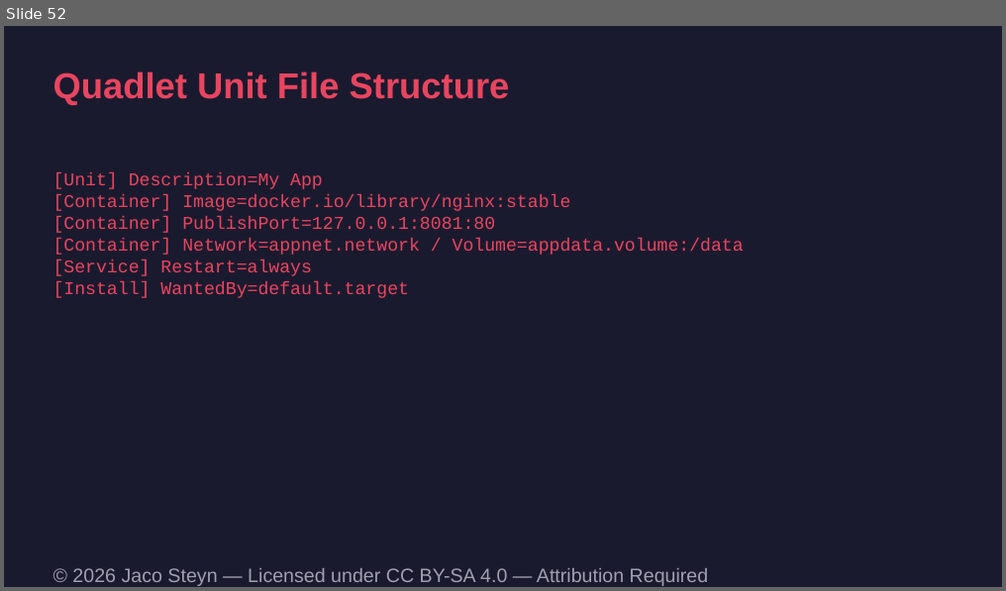
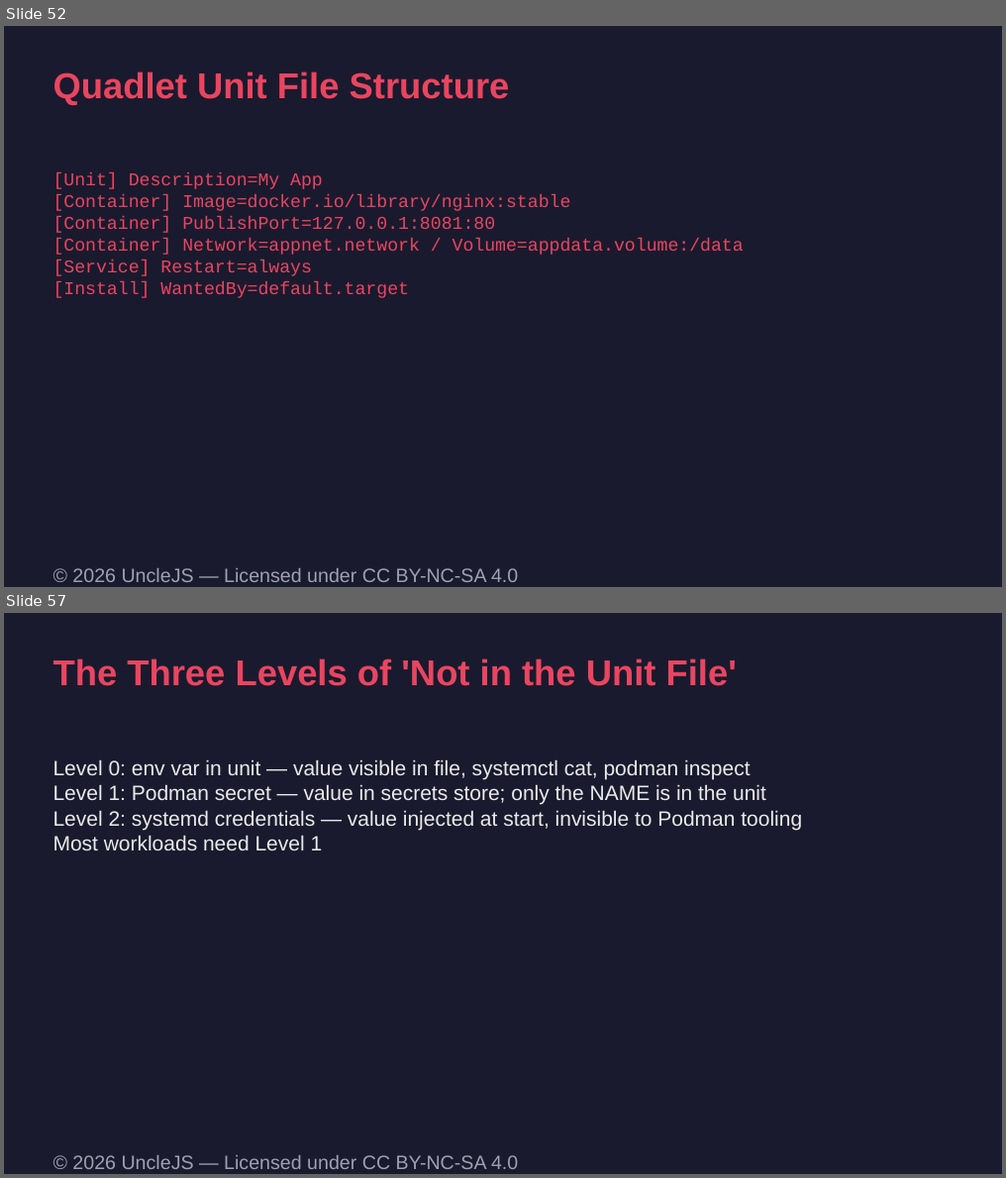
Before and after one commit to UncleJS/course_podman, a slide deck: slides/podman-course.odp. Shown one above the other, each under a label of ours: slide 52 before the commit, slides 52 and 57 after it; the slides between them are not shown. The pictures are 1006x591 and 1006x1178 pixels, drawn with LibreOffice and Linux fonts; fonts in the diff are those of the drawing. Boxes give left, top, right and bottom in pixels: in the first picture for what was removed or moved away, otherwise in the second. Text is boxed around its words. In the diff, an @@ line names an element or a change of style, - is before the commit and + after.

```diff
--- a/slides/podman-course.odp
+++ b/slides/podman-course.odp
@@ slide 57 added at (4, 613, 1002, 1174), background #1A1A2E @@
@@ text added at (54, 659, 737, 686), 26 pt, text #E94560, bold @@
+The Three Levels of 'Not in the Unit File'
@@ text added at (54, 760, 802, 851), 15 pt, text #EAEAEA @@
+Level 0: env var in unit — value visible in file, systemctl cat, podman inspect
+Level 1: Podman secret — value in secrets store; only the NAME is in the unit
+Level 2: systemd credentials — value injected at start, invisible to Podman tooling
+Most workloads need Level 1
@@ text added at (72, 1156, 518, 1169), 14 pt, text #A0A0B0 @@
+© 2026 UncleJS — Licensed under CC BY-NC-SA 4.0
@@ slide 52 changed as well @@
@@ text at (72, 569, 518, 582): text changed @@
-© 2026 Jaco Steyn — Licensed under CC BY-SA 4.0 — Attribution Required
+© 2026 UncleJS — Licensed under CC BY-NC-SA 4.0
```
Also in this commit, not shown: 71 other slides changed, 4 other slides added, 33 other files.
